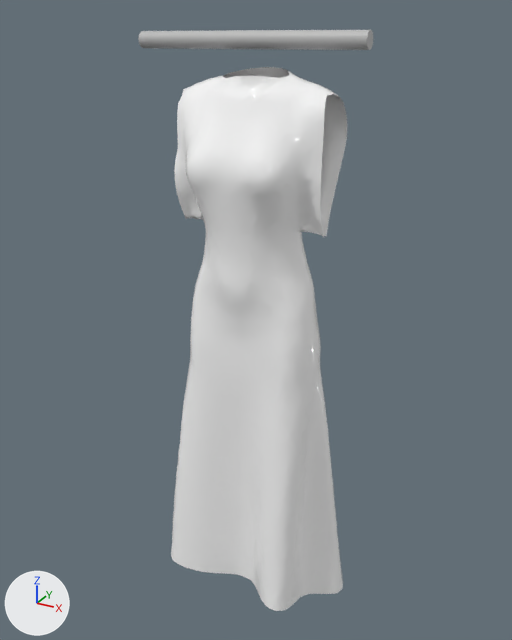
An edit to the FBX model what-we-wear/public/3d/models/dress1_animations.fbx, drawn before and after from the same camera.
Before and after are seen from a camera (50 mm lens) standing at (0.0738, -0.1401, 0.1572) and looking at (-0.0076, 0.0079, 0.0833). Arrows for +X, +Y and +Z are at lower left; the lights stay in place. Where no turn or scale is listed for an object, it has been applied to the vertices.

Names of what the first picture shows: 'pCylinder1', 'sukienka2:Mesh'.
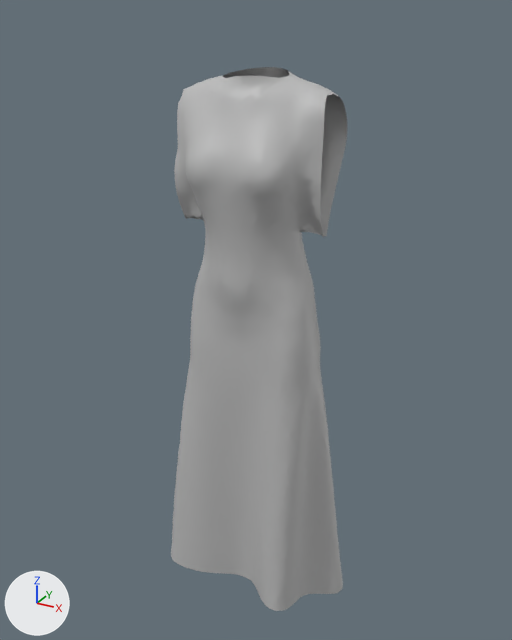
The newer file is also turned or shifted as a whole; pictures and numbers use the older file's frame.

What differs and where, as boxes [x1, y1, x2, y2] in the pictures (512 x 640 px):
```json
{"object": "sukienka2:Mesh", "change": "recoloured", "before": [171, 67, 347, 611], "after": [171, 67, 347, 611]}
{"object": "pCylinder1", "change": "deleted", "before": [138, 30, 373, 50]}
```

Scene script edits in JSON lines:
```json
{"block": "me_mesh", "where": "me_mesh.from_pydata(...)  # 3089 vertices, 6019 faces; spans x -0.0249..0.0264, y -0.0139..0.0135, z 0.02..0.1612"}
{"op": "remove", "block": "me_mesh", "code": "me_mesh.materials.append(mat_pasted__aistandardsurface1)  # white #ffffff"}
{"op": "add", "block": "me_mesh", "code": "me_mesh.materials.append(mat_lambert2)  # grey #bcbcbc"}
{"op": "remove", "block": "ob_pcylinder1", "code": ["ob_pcylinder1 = bpy.data.objects.new('pCylinder1', me_mesh_001)", "ob_pcylinder1.location = (-0.0093, 0.0072, 0.1509)"]}
```
